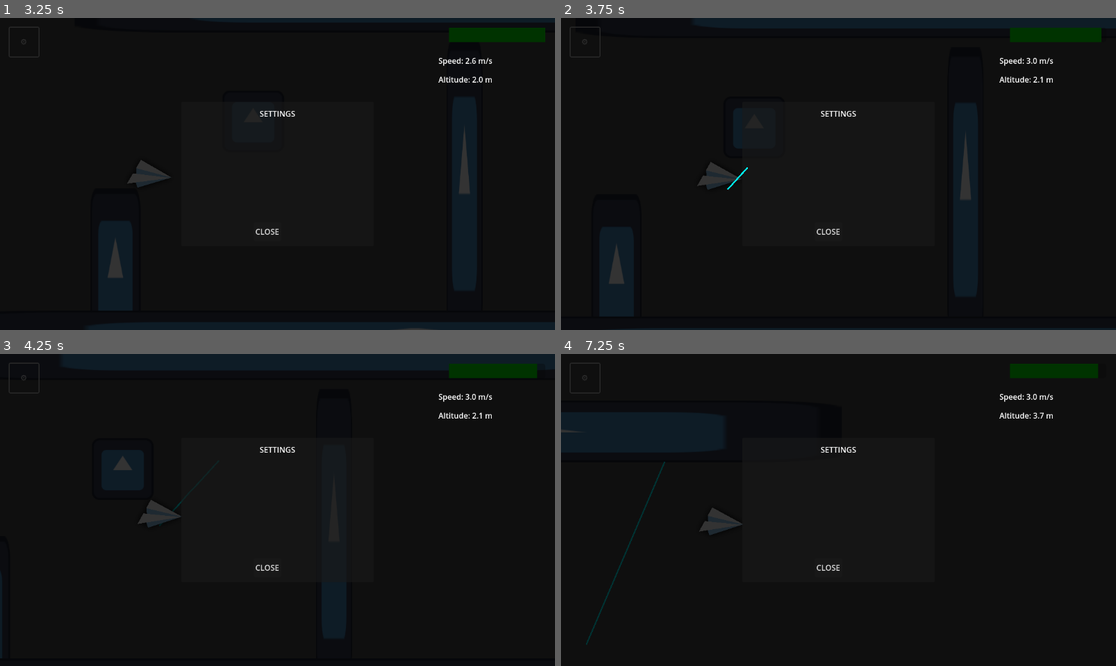
Above: before the commit, frames 1-4 (two rows, left to right).
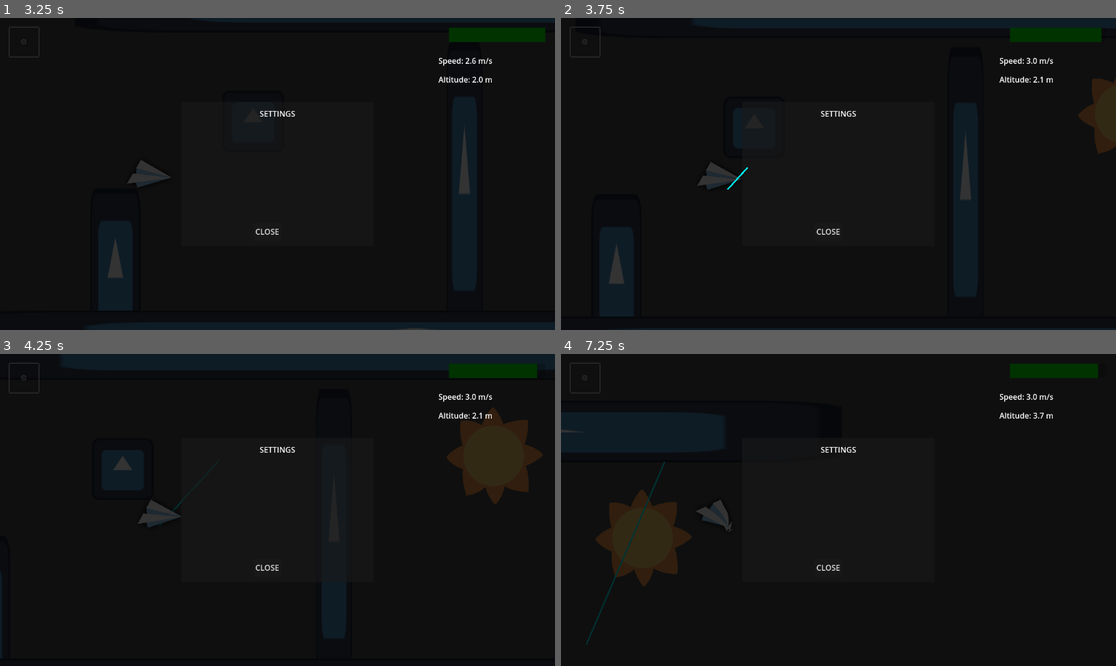
Above: after the commit, the same moments.

Repository: STUDIO-SINOKAYO/planegame
Game: Godot game, scene res://Scenes/level.tscn
The game is run twice, just before and just after one commit, with the same random seed, the same clock (stepped at 60 frames per second) and the same inputs. The engine's default icon, where the game draws it, is replaced by a stand-in: a white triangle on a blue panel in a dark square.
Inputs (mouse positions are in pixels of both pictures, inside the frame that each line leads up to):
- Up to frame 1 (3.25 s): click "⚙️" at 0.5 s; click "⚙️" at 1.25 s; click "⚙️" at 2 s; tap Enter (ui_accept) at 2.75, 3.02 s; move the mouse to (399, 158) at 2.77 s; right-click (399, 158) at 2.85 s; click (399, 158) at 2.92 s
- Up to frame 2 (3.75 s): drag from (727, 189) to (788, 124) at 3.52 s
- Up to frame 3 (4.25 s): no input
- Up to frame 4 (7.25 s): move the mouse to (894, 441) at 4.27 s; right-click (894, 441) at 4.35 s; click (894, 441) at 4.42 s; drag from (810, 572) to (672, 463) at 5.02 s; move the mouse to (1005, 556) at 5.77 s; right-click (1005, 556) at 5.85 s; click (1005, 556) at 5.92 s; tap Enter (ui_accept) at 6.02 s; drag from (672, 463) to (594, 644) at 6.52 s

Frame 1 is identical in both runs. In frame 2, 1.0% of the frame differs, in the area x 93-100%, y 19-44%; in frame 3, 3.0%; in frame 4, 3.2%, in the area x 6-33%, y 43-75%.

Commit message:
sun, audio, some organization

Diff:
--- a/Scenes/ground.tscn
+++ b/Scenes/ground.tscn
@@ -18,5 +18,3 @@
 [node name="CollisionShape2D" type="CollisionShape2D" parent="Solid Obstacle"]
 position = Vector2(0, -5)
 shape = SubResource("RectangleShape2D_s6h8e")
-
-[connection signal="body_entered" from="Solid Obstacle" to="Solid Obstacle" method="_on_body_entered"]
--- a/Scenes/level.tscn
+++ b/Scenes/level.tscn
@@ -1,16 +1,22 @@
-[gd_scene load_steps=10 format=3 uid="uid://ig7nbplla4pc"]
+[gd_scene load_steps=14 format=3 uid="uid://ig7nbplla4pc"]
 
 [ext_resource type="Script" uid="uid://cqn84wdm076k5" path="res://Scripts/Level.gd" id="1_k5f4k"]
 [ext_resource type="Script" uid="uid://pakfejb3s2jx" path="res://Scripts/Plane.gd" id="2_6phgx"]
 [ext_resource type="Texture2D" uid="uid://d02dwmif63q64" path="res://icon.svg" id="2_81xng"]
-[ext_resource type="Texture2D" uid="uid://cfof2t4pe4mmt" path="res://Assets/PLANE.png" id="4_8c0lf"]
+[ext_resource type="Texture2D" uid="uid://cfof2t4pe4mmt" path="res://Assets/Sprites/PLANE.png" id="4_8c0lf"]
 [ext_resource type="PackedScene" uid="uid://ba0tj3luxxix5" path="res://Scenes/fire.tscn" id="5_wqkje"]
 [ext_resource type="PackedScene" uid="uid://csjtfwpgo02uf" path="res://Scenes/water.tscn" id="6_0f350"]
 [ext_resource type="PackedScene" uid="uid://dx16h0mn7uvo5" path="res://Scenes/clouds.tscn" id="7_8c0lf"]
 [ext_resource type="PackedScene" uid="uid://d2exe1tvrgqsv" path="res://Scenes/ground.tscn" id="8_754fn"]
+[ext_resource type="Texture2D" uid="uid://bdnkly22vm7fp" path="res://Assets/Sprites/THE SUN.png" id="9_oqgf2"]
+[ext_resource type="Script" uid="uid://dnpn0f20ri5rw" path="res://Scripts/sun.gd" id="10_qxfql"]
+[ext_resource type="AudioStream" uid="uid://bof2sa7cb31ir" path="res://Assets/Sounds/explosion.ogg" id="11_qxfql"]
 
 [sub_resource type="CircleShape2D" id="CircleShape2D_754fn"]
 radius = 12.0416
+
+[sub_resource type="CircleShape2D" id="CircleShape2D_ha31o"]
+radius = 77.2787
 
 [node name="Level" type="Node2D"]
 script = ExtResource("1_k5f4k")
@@ -63,6 +69,27 @@
 
 [node name="Ground" parent="Obstacles" instance=ExtResource("8_754fn")]
 position = Vector2(690, 750)
+
+[node name="Sun" type="Node2D" parent="Obstacles"]
+
+[node name="Sprite2D" type="Sprite2D" parent="Obstacles/Sun"]
+position = Vector2(1128, 266)
+scale = Vector2(0.4, 0.4)
+texture = ExtResource("9_oqgf2")
+
+[node name="Area2D" type="Area2D" parent="Obstacles/Sun"]
+script = ExtResource("10_qxfql")
+
+[node name="CollisionShape2D" type="CollisionShape2D" parent="Obstacles/Sun/Area2D"]
+position = Vector2(1126, 266)
+shape = SubResource("CircleShape2D_ha31o")
+
+[node name="Timer" type="Timer" parent="Obstacles/Sun/Area2D"]
+wait_time = 1.404
+
+[node name="AudioStreamPlayer" type="AudioStreamPlayer" parent="Obstacles/Sun"]
+stream = ExtResource("11_qxfql")
+bus = &"SFX"
 
 [node name="UI" type="CanvasLayer" parent="."]
 
@@ -222,6 +249,9 @@
 
 [connection signal="game_over" from="Plane" to="." method="_on_game_over"]
 [connection signal="waypoint_reached" from="Plane" to="." method="_on_plane_waypoint_reached"]
+[connection signal="body_entered" from="Obstacles/Sun/Area2D" to="." method="_on_area_2d_body_entered"]
+[connection signal="body_entered" from="Obstacles/Sun/Area2D" to="Obstacles/Sun/Area2D" method="_on_body_entered"]
+[connection signal="timeout" from="Obstacles/Sun/Area2D/Timer" to="Obstacles/Sun/Area2D" method="_on_timer_timeout"]
 [connection signal="pressed" from="UI/SettingsButton" to="." method="_on_settings_pressed"]
 [connection signal="pressed" from="UI/GameOverScreen/RestartButton" to="." method="_on_restart_pressed"]
 [connection signal="pressed" from="UI/SettingsPanel/Panel/CloseButton" to="." method="_on_close_settings_pressed"]
--- /dev/null
+++ b/Scripts/sun.gd
@@ -0,0 +1,15 @@
+extends Area2D
+
+@onready var timer = $Timer
+@onready var audio_stream_player: AudioStreamPlayer = $"../AudioStreamPlayer"
+
+func _on_body_entered(body: Node2D) -> void:
+	print("death")
+	body.get_node("CollisionShape2D").queue_free()
+	body.get_node("Sprite2D").region_rect = Rect2(1170, 0, 1170, 980)
+	audio_stream_player.play()
+	timer.start()
+
+
+func _on_timer_timeout() -> void:
+	get_tree().reload_current_scene()
--- /dev/null
+++ b/default_bus_layout.tres
@@ -0,0 +1,15 @@
+[gd_resource type="AudioBusLayout" format=3 uid="uid://bv56nbggseldv"]
+
+[resource]
+bus/1/name = &"Music"
+bus/1/solo = false
+bus/1/mute = false
+bus/1/bypass_fx = false
+bus/1/volume_db = 0.0
+bus/1/send = &"Master"
+bus/2/name = &"SFX"
+bus/2/solo = false
+bus/2/mute = false
+bus/2/bypass_fx = false
+bus/2/volume_db = 0.0
+bus/2/send = &"Master"
Not shown, added: Assets/Sounds/explosion.ogg.import
Not shown, added: Assets/Sounds/hooray.ogg.import
Not shown, added: Assets/Sounds/plane.ogg.import
Not shown, added: Assets/Sounds/plane_boost.ogg.import
Not shown, added: Assets/Sounds/plane_fire.ogg.import
Not shown, added: Assets/Sounds/slowdown.ogg.import
Not shown, added: Assets/Sounds/water.ogg.import
Renamed: Assets/PLANE.png -> Assets/Sprites/PLANE.png
Not shown, added: Assets/Sprites/PLANE.png.import
Renamed: Assets/Spite.png -> Assets/Sprites/Spite.png
Not shown, changed: Assets/Sprites/Spite.png.import
Binary file added: Assets/Sprites/THE SUN.png
(and 9 more such lines)
